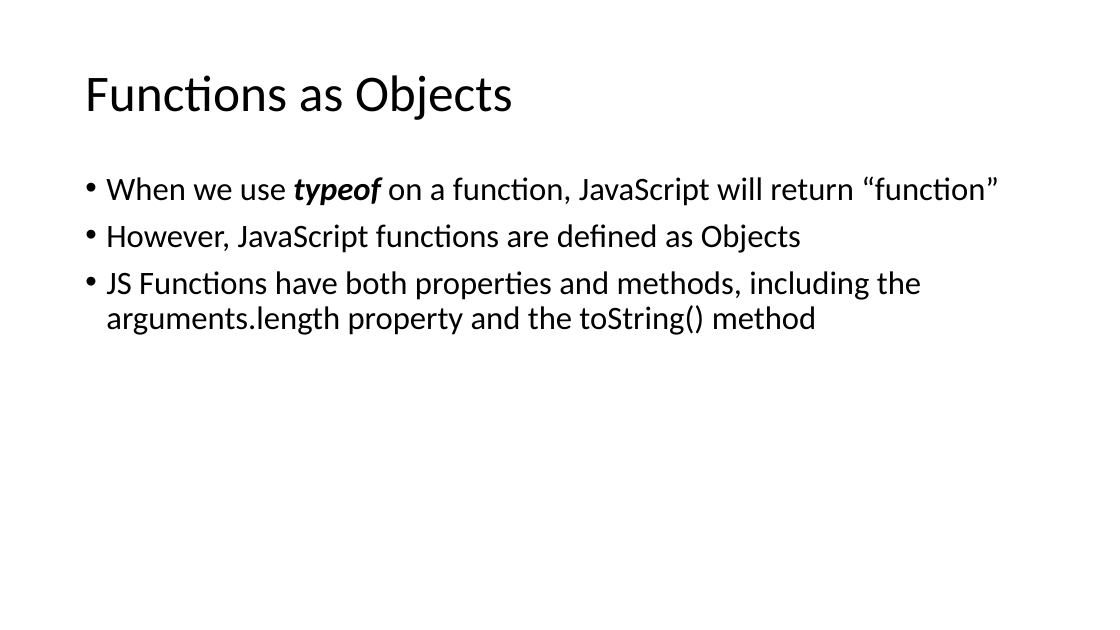
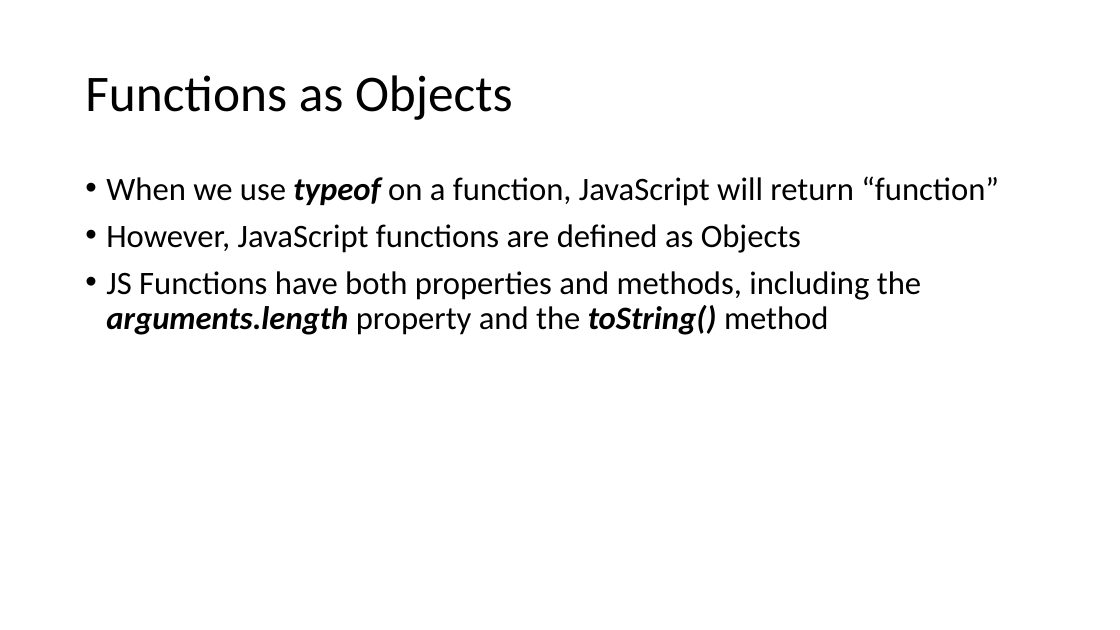
Before and after one commit to YWCANWIL-TechLab/Module12-Functions, a slide deck: slide 12 of slides/Module 12 - Functions.pptx. Drawn at 1120x630 pixels with LibreOffice and Linux fonts; fonts in the diff are those of the drawing. Boxes give left, top, right and bottom in pixels: in the first picture for what was removed or moved away, otherwise in the second. Text is boxed around its words. In the diff, an @@ line names an element or a change of style, - is before the commit and + after.

```diff
--- a/slides/Module 12 - Functions.pptx
+++ b/slides/Module 12 - Functions.pptx
@@ text at box(106, 271, 921, 335): bold on, italic on in "arguments.length toString()" @@
```
Also in this commit, not shown: 9 other slides changed, 1 slide added, 1 slide removed.
